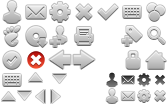
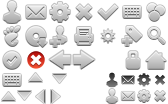
Layered file, before and after one edit (168 x 104). Changes by layer:
added layer "visitdark" above "votedark" over [100, 28, 116, 44]
